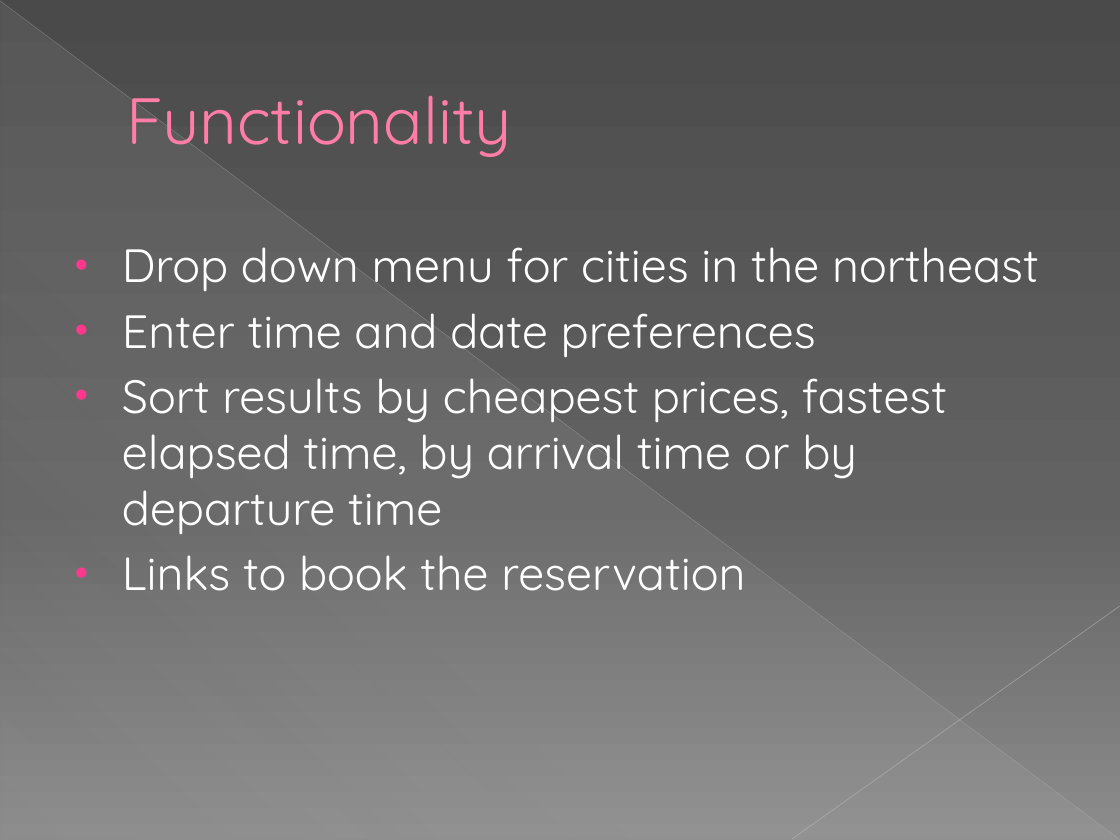
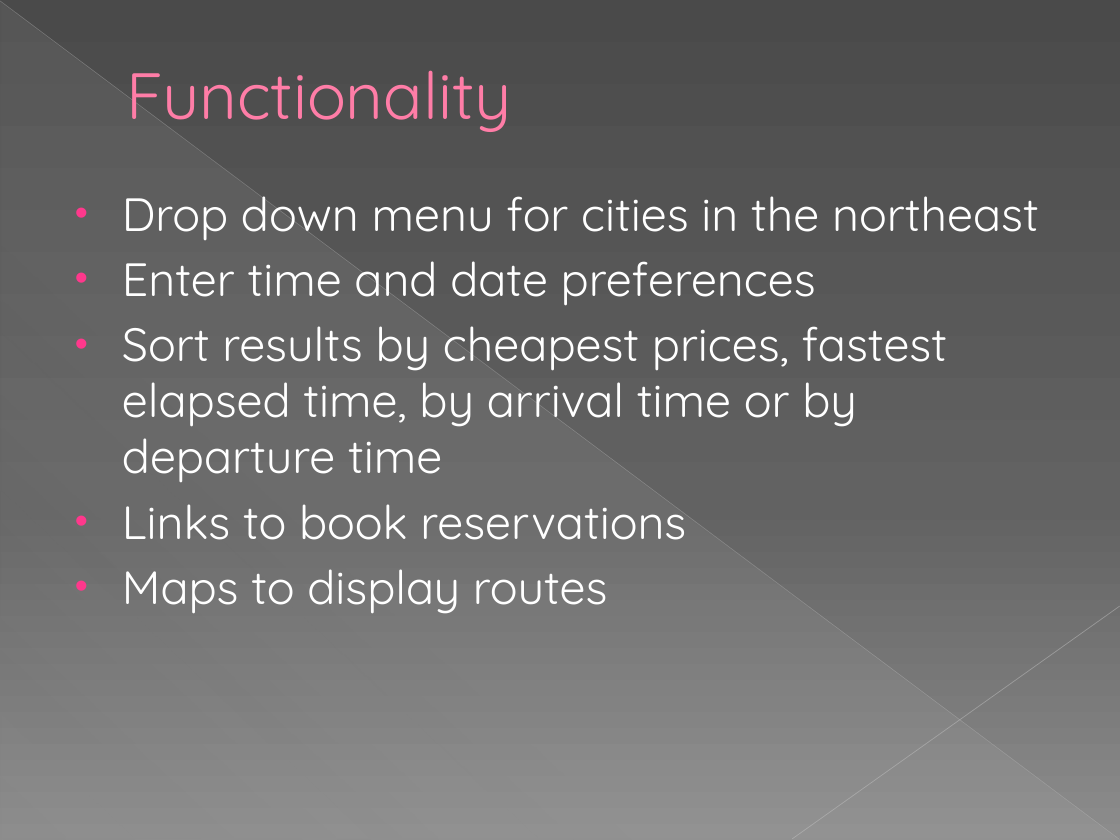
Before and after one commit to bitnovus/nightcrawler, a slide deck: slide 7 of nightcrawlerDemo.pptx (slide 5 before the commit). Drawn at 1120x840 pixels with LibreOffice and Linux fonts; fonts in the diff are those of the drawing. Boxes give left, top, right and bottom in pixels: in the first picture for what was removed or moved away, otherwise in the second. Text is boxed around its words. In the diff, an @@ line names an element or a change of style, - is before the commit and + after.

```diff
--- a/nightcrawlerDemo.pptx
+++ b/nightcrawlerDemo.pptx
@@ title "Functionality": place and size @@
-title "Functionality" at [126, 95, 511, 157]
+title "Functionality" at [126, 70, 511, 132]
@@ text "Drop down menu for cities ...": place and size @@
-text "Drop down menu for cities ..." at [122, 247, 1039, 591]
+text "Drop down menu for cities ..." at [122, 196, 1039, 614]
@@ text at [122, 504, 686, 614]: text changed @@
-• Links to book the reservation
+• Links to book reservations
+• Maps to display routes
```
Also in this commit, not shown: 4 other slides changed, 3 slides added, 1 other file.
